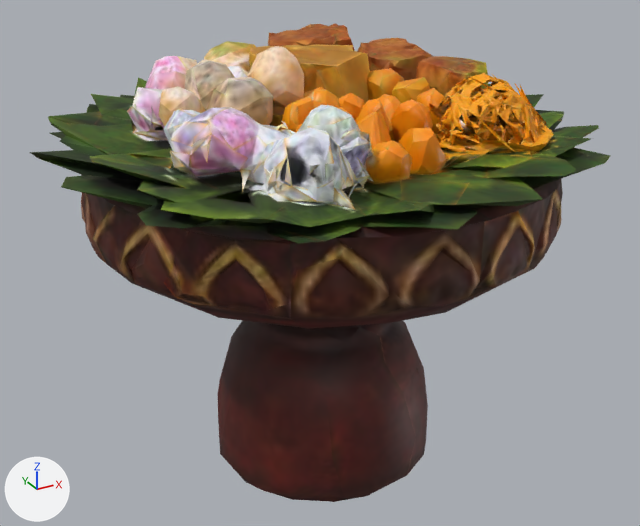
Two versions of the glTF model assets/w3sweets.glb, one commit apart.
The view is the same before and after, from a camera (50 mm lens) standing at (-0.228, -0.411, 0.325) and looking at (-0.002, 0.0, 0.119). Lighting does not change. The marker at lower left points along +X, +Y and +Z. The older version comes first. Where no turn or scale is listed for an object, it has been applied to the vertices.

Before the edit, the objects in view are built like this:
```python
me_output_unwrapped = bpy.data.meshes.new('output_unwrapped')
me_output_unwrapped.from_pydata(...)  # 3262 vertices, 7543 faces; spans x -0.15..0.15, y -0.151..0.151, z -0.121..0.121
me_output_unwrapped.materials.append(mat_bakedmaterial)
ob_output_unwrapped = bpy.data.objects.new('output_unwrapped', me_output_unwrapped)
ob_output_unwrapped.location = (0.0, 0.0, 0.1214)
```
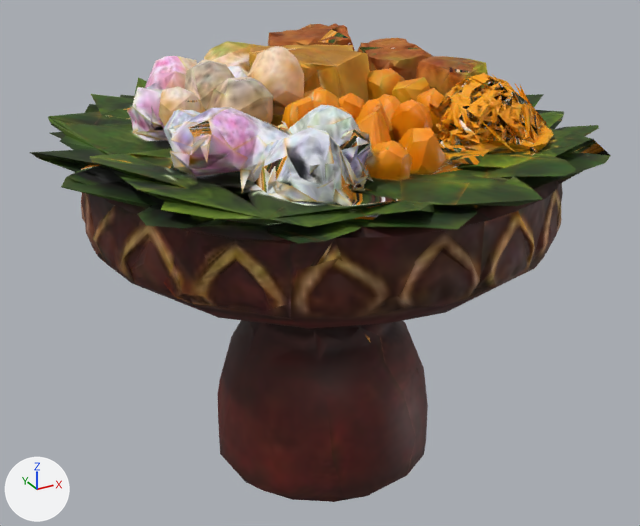
Changed parts and their boxes [x1, y1, x2, y2] in the pictures (640 x 526 px):
'w3sweets_far', added: after [34, 25, 611, 502]

Edits to the bpy script that builds the scene:
```text
Add me_w3sweets_far:
    me_w3sweets_far.from_pydata(...)  # 1045 vertices, 2737 faces; spans x -0.15..0.15, y -0.145..0.145, z -0.121..0.121
    me_w3sweets_far.materials.append(mat_bakedmaterial)
Add ob_w3sweets_far:
    ob_w3sweets_far = bpy.data.objects.new('w3sweets_far', me_w3sweets_far)
    ob_w3sweets_far.location = (0.0, 0.0063, 0.1214)
```
